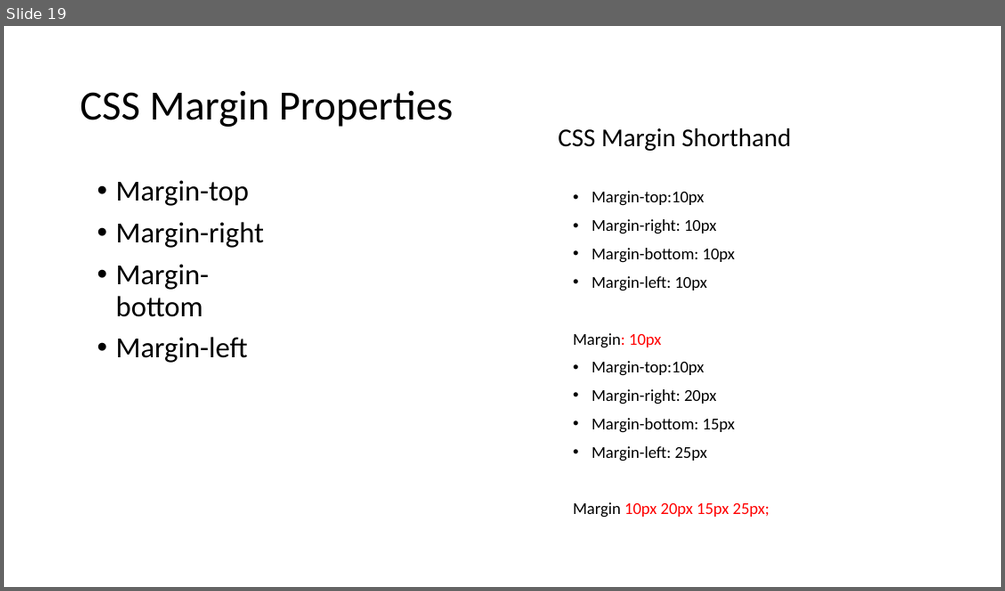
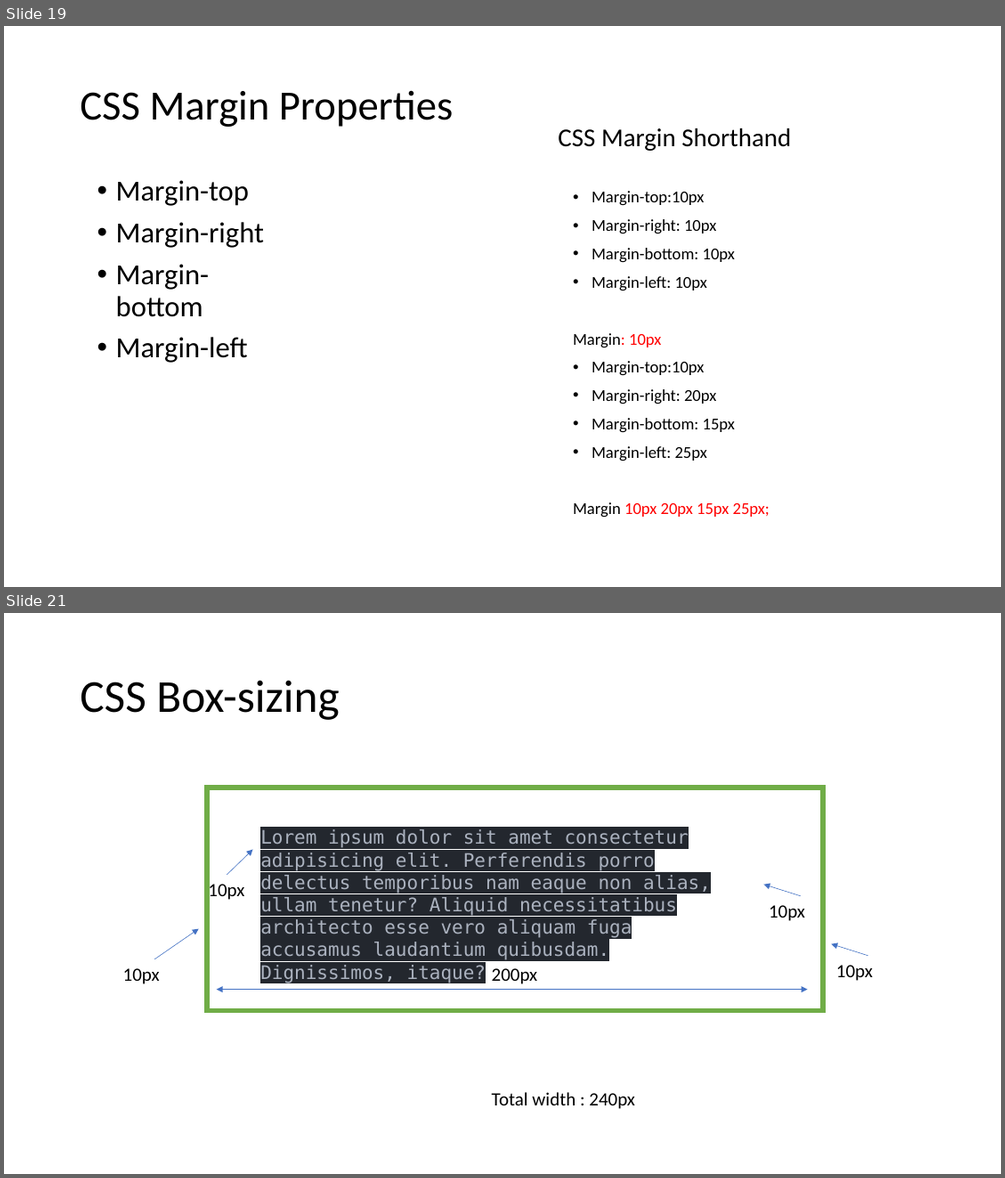
Before and after one commit to PiyushChaturvedii/Batch05, a slide deck: CSS3.pptx. Shown one above the other, each under a label of ours: slide 19 before the commit, slides 19 and 21 after it; the slides between them are not shown. The pictures are 1005x591 and 1005x1178 pixels, drawn with LibreOffice and Linux fonts; fonts in the diff are those of the drawing. Boxes give left, top, right and bottom in pixels: in the first picture for what was removed or moved away, otherwise in the second. Text is boxed around its words. In the diff, an @@ line names an element or a change of style, - is before the commit and + after.

```diff
--- a/CSS3.pptx
+++ b/CSS3.pptx
@@ slide 21 added at (4,613,1001,1174), background #FFFFFF @@
@@ title added at (80,680,339,720), 44 pt, text #000000 @@
+CSS Box-sizing
@@ rectangle added at (207,787,823,1010), outline #70AD47 4.5 pt @@
@@ arrow added from (226, 875) to (253, 850), #4472C4 0.5 pt @@
@@ text added at (260,829,711,960), 18 pt, text #ABB2BF @@
+Lorem ipsum dolor sit amet consectetur adipisicing elit. Perferendis porro delectus temporibus nam eaque non alias, ullam tenetur? Aliquid necessitatibus architecto esse vero aliquam fuga accusamus laudantium quibusdam. Dignissimos, itaque?
@@ text added at (208,881,244,902), 18 pt, text #000000 @@
+10px
@@ arrow added from (801, 896) to (764, 884), #4472C4 0.5 pt @@
@@ text added at (769,905,805,921), 18 pt, text #000000 @@
+10px
@@ arrow added from (155, 959) to (198, 929), #4472C4 0.5 pt @@
@@ arrow added from (867, 956) to (831, 944), #4472C4 0.5 pt @@
@@ text added at (123,968,160,984), 18 pt, text #000000 @@
+10px
@@ text added at (492,968,538,984), 18 pt, text #000000 @@
+200px
@@ text added at (836,965,873,981), 18 pt, text #000000 @@
+10px
@@ double arrow added from (217, 989) to (808, 989), #4472C4 0.5 pt @@
@@ text added at (492,1092,635,1109), 18 pt, text #000000 @@
+Total width : 240px
```
Also in this commit, not shown: 3 other slides added, 1 slide removed, 6 other files.
